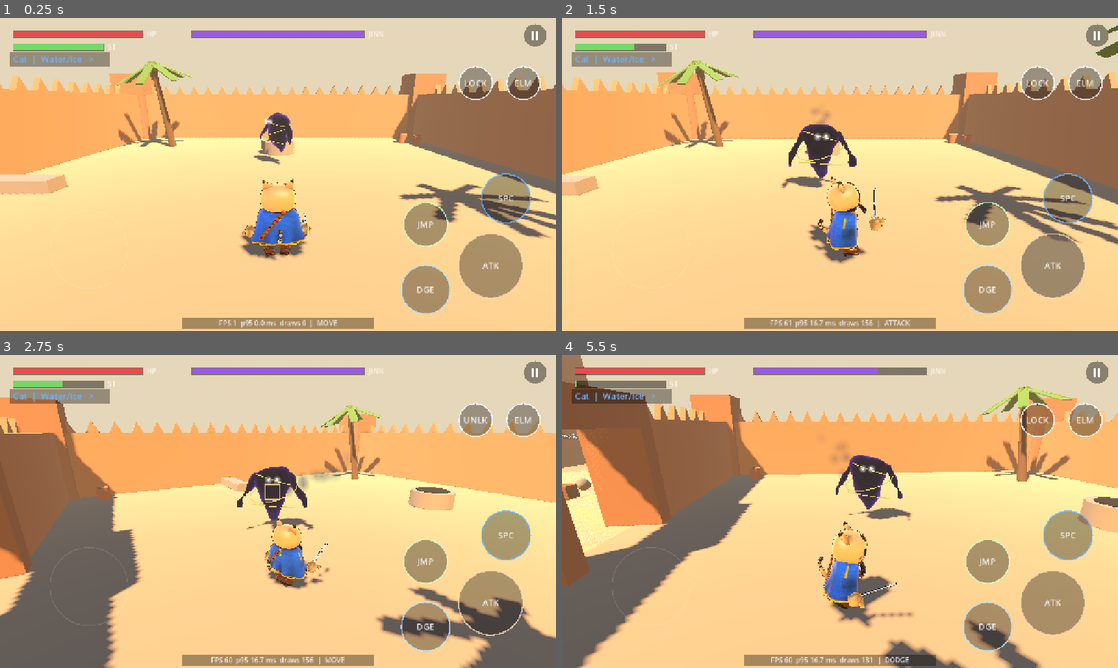
Above: before the commit, frames 1-4 (two rows, left to right).
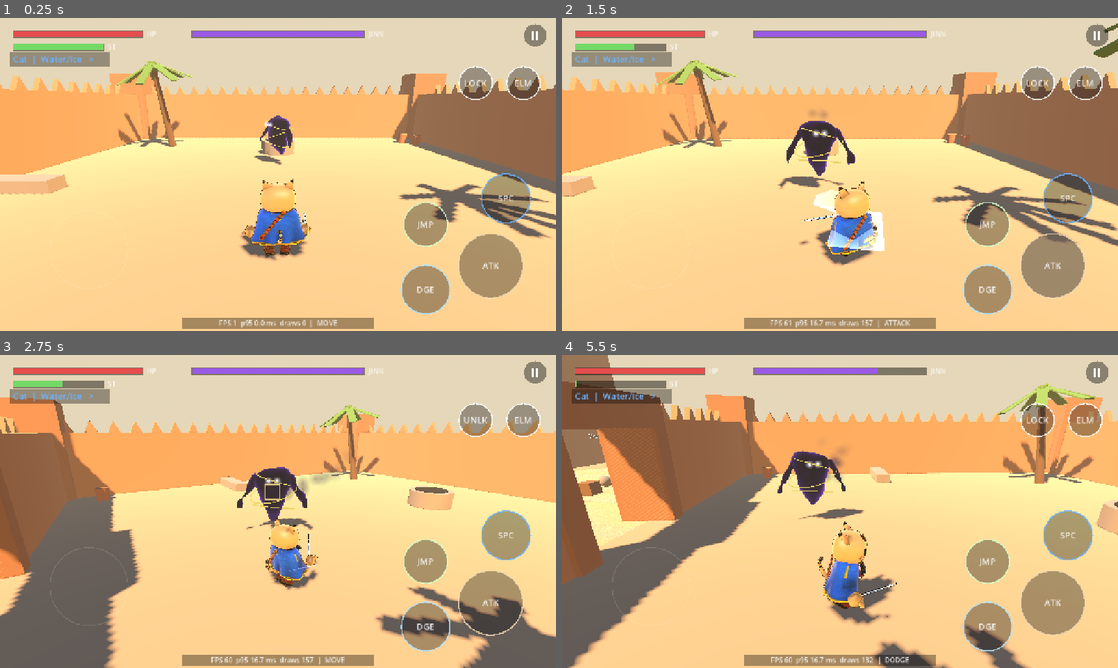
Above: after the commit, the same moments.

Repository: hafid753-rgb/desertgame
Game: Godot game, scene res://game/main.tscn
The game is run twice, just before and just after one commit, with the same random seed, the same clock (stepped at 60 frames per second) and the same inputs.
Inputs (mouse positions are in pixels of both pictures, inside the frame that each line leads up to):
- Up to frame 1 (0.25 s): no input
- Up to frame 2 (1.5 s): tap Enter at 0.5 s; move the mouse to (962, 158) at 0.52 s; hold D (move_right) 0.53-1.25 s; tap F (act) at 0.6 s; click (962, 158) at 0.67 s; tap Space (jump) at 0.77 s; tap J (attack) at 0.8 s; drag from (728, 190) to (812, 237) at 1.27 s
- Up to frame 3 (2.75 s): move the mouse to (333, 442) at 2.02 s; hold D (move_right) from 2.03 s (still down); tap Tab (lock) at 2.1 s; tap F (act) at 2.3 s
- Up to frame 4 (5.5 s): release D (move_right) at 2.75 s; drag from (812, 574) to (673, 464) at 2.77 s; move the mouse to (1006, 558) at 3.52 s; hold A (move_left) 3.53-4.25 s; tap J (attack) at 3.6, 5.3 s; tap Space (jump) at 3.77 s; tap Tab (lock) at 3.8 s; drag from (673, 464) to (756, 433) at 4.27 s; move the mouse to (867, 511) at 5.02 s; hold S (move_back) from 5.03 s (still down); tap K (dodge) at 5.1 s; click (867, 511) at 5.17 s

The runs differ from the first frame. In frame 1, 0.3% of the frame differs, in the area x 45-53%, y 30-47%; in frame 2, 6.0%; in frame 3, 3.4%; in frame 4, 15%, in the area x 0-100%, y 0-100%.

Commit message:
v2.2: exaggerated combat - big sweeps, reaching stab, lunging footwork
- Combo: diagonal sweep, reaching stab (range 3.2), spinning sweep finisher
  (360 arc); heavy: two-handed overhead chop. Impact frames measured per
  clip (peak hand speed) and mapped onto wind-up/active/recovery, so the
  follow-through plays instead of freezing
- Exaggerate modifier amplifies spine/chest/sword-arm rotation past the
  clip during attacks; ArmSpread adds reach on the stab
- Lunge footwork on the floating boots: front foot steps in, back foot
  plants on the ground, body drives forward and down
- Additive sword trail ribbon (tinted when enchanted)
- fight_reel: side-on fight camera (close mode)

Co-Authored-By: Claude Opus 5.5 <noreply@anthropic.com>
Claude-Session: https://claude.ai/code/session_01FJKj7YND72GBSTHM8TTJ61

Diff:
--- a/game/actors/player/creature_model.gd
+++ b/game/actors/player/creature_model.gd
@@ -557,10 +557,17 @@
 const RIG_SCALE := 0.8
 const RIG_LOOPS: Array[String] = ["Idle", "Unarmed_Idle", "Walking_A", "Walking_B", "Running_A", "Running_B",
 	"Blocking", "Jump_Idle", "Spellcasting", "2H_Melee_Idle"]
-const ATTACK_CLIPS: Array[String] = ["1H_Melee_Attack_Slice_Diagonal", "1H_Melee_Attack_Slice_Horizontal",
-	"1H_Melee_Attack_Chop"]
-## Fraction of each attack clip where the blade connects.
-const ATTACK_IMPACT := 0.38
+## Combo: diagonal sweep, reaching stab, spinning sweep. Heavy: overhead chop.
+const ATTACK_CLIPS: Array[String] = ["1H_Melee_Attack_Slice_Diagonal", "1H_Melee_Attack_Stab", "2H_Melee_Attack_Spin"]
+const HEAVY_CLIP := "2H_Melee_Attack_Chop"
+## Fraction of each clip where the blade connects (peak hand speed, measured).
+const IMPACT := {"1H_Melee_Attack_Slice_Diagonal": 0.38, "1H_Melee_Attack_Stab": 0.22,
+	"2H_Melee_Attack_Spin": 0.48, "2H_Melee_Attack_Chop": 0.42}
+## Lunge footwork per clip: [front foot fwd, back foot back, body fwd, body drop, reach]
+const FOOTWORK := {"1H_Melee_Attack_Slice_Diagonal": [0.28, 0.16, 0.22, 0.07, 0.05],
+	"1H_Melee_Attack_Stab": [0.45, 0.25, 0.38, 0.1, 0.3],
+	"2H_Melee_Attack_Spin": [0.12, 0.12, 0.1, 0.12, 0.08],
+	"2H_Melee_Attack_Chop": [0.4, 0.22, 0.3, 0.16, 0.1]}
 static var use_rig := true
 
 var rig: Node3D
@@ -569,6 +576,16 @@
 var anim_name := ""
 var _attach: Dictionary = {}
 var _robe_pivot: Node3D
+var _foot_base_r := Transform3D.IDENTITY
+var _foot_base_l := Transform3D.IDENTITY
+var _spread: ArmSpread
+var _exag: Exaggerate
+var _lunge := 0.0
+var _trail: MeshInstance3D
+var _trail_mesh: ImmediateMesh
+var _trail_pts: Array = []
+var _trail_on := false
+var _trail_mat: StandardMaterial3D
 var _ear_v := Vector2.ZERO
 var _ear_back := 0.0
 var _ear_tw := 0.0
@@ -650,6 +667,13 @@
 	_mount(foot_l, "foot.l", Transform3D(Basis(), Vector3(fl.x, 0, fl.z)))
 	_bone_attach("handslot.r")
 	_bone_attach("handslot.l")
+	_foot_base_r = foot_r.transform
+	_foot_base_l = foot_l.transform
+	_spread = spread
+	_exag = Exaggerate.new()
+	skel.add_child(_exag)
+	_exag.setup(anim, "Idle")
+	_build_trail()
 	_build_dust()
 	_play("Unarmed_Idle", 0.0)
 
@@ -726,14 +750,25 @@
 	else:
 		match state:
 			"ATTACK", "HEAVY":
-				var clip := "1H_Melee_Attack_Chop" if state == "HEAVY" else ATTACK_CLIPS[posmod(combo, ATTACK_CLIPS.size())]
+				var clip := HEAVY_CLIP if state == "HEAVY" else ATTACK_CLIPS[posmod(combo, ATTACK_CLIPS.size())]
 				var length := anim.get_animation(clip).length
-				var w: float = info.get("windup_frac", 0.4)
-				var at := (t / maxf(w, 0.01)) * ATTACK_IMPACT if t < w else ATTACK_IMPACT + (t - w) / maxf(1.0 - w, 0.01) * (0.8 - ATTACK_IMPACT)
+				var w: float = info.get("windup_frac", 0.25)
+				var a: float = info.get("active_frac", 0.45)
+				var imp: float = IMPACT.get(clip, 0.4)
+				var at: float
+				if t < w:
+					at = (t / maxf(w, 0.01)) * imp
+				elif t < a:
+					at = imp + (t - w) / maxf(a - w, 0.01) * 0.08
+				else:
+					at = imp + 0.08 + (t - a) / maxf(1.0 - a, 0.01) * (0.92 - imp - 0.08)
 				_scrub(clip, at * length)
+				_combat_pose(clip, t, w, a)
+				attack_trail(true)
 			"HEAVY_CHARGE":
-				# Anticipation: hold the wind-up of the overhead chop.
-				_scrub("1H_Melee_Attack_Chop", 0.26 * anim.get_animation("1H_Melee_Attack_Chop").length, 0.12)
+				# Anticipation: hold (and exaggerate) the overhead wind-up.
+				_scrub(HEAVY_CLIP, 0.3 * anim.get_animation(HEAVY_CLIP).length)
+				_combat_pose(HEAVY_CLIP, 0.18, 0.4, 0.6)
 			"GUARD", "DEFENSE":
 				_play("Blocking", 0.1)
 			"DODGE", "MOBILITY":
@@ -775,7 +810,11 @@
 				else:
 					# walk 0..0.62 of top speed, scaled so feet don't slide
 					_play("Walking_A" if move < 0.38 else "Running_A", 0.18, lerpf(0.7, 1.15, move / 0.62))
+	if not state in ["ATTACK", "HEAVY", "HEAVY_CHARGE"]:
+		_combat_pose("", 0.0, 1.0, 1.0)
+		attack_trail(false)
 	_secondary_motion(delta, info, move)
+	_update_trail()
 
 
 ## Robe and tail lag behind the body: springs driven by acceleration.
@@ -916,3 +955,94 @@
 		head.transform = _head_base.translated_local(_head_base.basis.inverse() * Vector3(0, hop * 1.25, 0))
 	else:
 		head.transform = head.transform.interpolate_with(_head_base, 1.0 - exp(-12.0 * delta))
+
+
+
+# --- Combat exaggeration ------------------------------------------------------
+
+## Lunge curve: rises through the wind-up, peaks at impact, eases out in
+## recovery. Drives body lunge, footwork, reach and rotation exaggeration.
+func _combat_pose(clip: String, t: float, w: float, a: float) -> void:
+	var c := 0.0
+	if clip != "":
+		if t < w:
+			c = smoothstep(0.0, 1.0, t / maxf(w, 0.01)) * 0.55
+		elif t < a:
+			c = lerpf(0.55, 1.0, (t - w) / maxf(a - w, 0.01))
+		else:
+			c = 1.0 - smoothstep(0.0, 1.0, (t - a) / maxf(1.0 - a, 0.01))
+	_lunge = lerpf(_lunge, c, 0.5) if clip != "" else lerpf(_lunge, 0.0, 0.25)
+	var fw: Array = FOOTWORK.get(clip, [0.0, 0.0, 0.0, 0.0, 0.0])
+	var k := _lunge
+	if _exag:
+		_exag.amount = minf(1.0, k * 1.2) if clip != "" else _lunge
+	if _spread:
+		_spread.forward = 0.06 + float(fw[4]) * k
+	if rig:
+		# body drives forward and down into the strike (model -Z is forward)
+		rig.position = Vector3(0.0, -float(fw[3]) * k, -float(fw[2]) * k)
+	# floating boots: front (left) foot steps in, back (right) foot plants
+	if foot_l and foot_r and _foot_base_l != Transform3D.IDENTITY:
+		foot_l.transform = _foot_base_l
+		foot_r.transform = _foot_base_r
+		var fwd := global_transform.basis * Vector3(0, 0, -1)
+		var side := global_transform.basis * Vector3(1, 0, 0)
+		var body_fwd := float(fw[2]) * k
+		foot_l.global_position += fwd * (float(fw[0]) * k) - side * 0.06 * k + Vector3(0, float(fw[3]) * k, 0)
+		foot_r.global_position += fwd * (-float(fw[1]) * k - body_fwd) + side * 0.08 * k + Vector3(0, float(fw[3]) * k, 0)
+		# keep the boots on the ground while lunging
+		if k > 0.01:
+			for f in [foot_l, foot_r]:
+				var gp: Vector3 = f.global_position
+				gp.y = global_position.y + clampf(gp.y - global_position.y, 0.0, 0.1)
+				f.global_position = gp
+
+
+func _build_trail() -> void:
+	_trail_mesh = ImmediateMesh.new()
+	_trail = MeshInstance3D.new()
+	_trail.mesh = _trail_mesh
+	_trail.top_level = true
+	_trail.cast_shadow = GeometryInstance3D.SHADOW_CASTING_SETTING_OFF
+	_trail_mat = StandardMaterial3D.new()
+	_trail_mat.shading_mode = BaseMaterial3D.SHADING_MODE_UNSHADED
+	_trail_mat.transparency = BaseMaterial3D.TRANSPARENCY_ALPHA
+	_trail_mat.blend_mode = BaseMaterial3D.BLEND_MODE_ADD
+	_trail_mat.cull_mode = BaseMaterial3D.CULL_DISABLED
+	_trail_mat.vertex_color_use_as_albedo = true
+	_trail.material_override = _trail_mat
+	add_child(_trail)
+	_trail.global_transform = Transform3D.IDENTITY
+
+
+func attack_trail(on: bool) -> void:
+	_trail_on = on
+
+
+## Ribbon behind the blade: the last ~0.25 s of base/tip positions, fading.
+func _update_trail() -> void:
+	if _trail_mesh == null:
+		return
+	if _trail_on and sword and sword.is_inside_tree() and armed:
+		var x := sword.global_transform
+		_trail_pts.push_front([x * Vector3(0, 0, -0.2), x * Vector3(0, 0, -0.82)])
+	elif not _trail_pts.is_empty():
+		_trail_pts.pop_back()
+	while _trail_pts.size() > 9:
+		_trail_pts.pop_back()
+	_trail.global_transform = Transform3D.IDENTITY
+	_trail_mesh.clear_surfaces()
+	if _trail_pts.size() < 2:
+		return
+	var col := Color(1.0, 0.97, 0.9)
+	if enchanted:
+		col = _flash_color.lerp(Color(0.6, 0.85, 1.0), 0.5)
+	_trail_mesh.surface_begin(Mesh.PRIMITIVE_TRIANGLE_STRIP)
+	var n := _trail_pts.size()
+	for i in n:
+		var a := 0.7 * (1.0 - float(i) / float(n - 1))
+		_trail_mesh.surface_set_color(Color(col.r, col.g, col.b, a * 0.6))
+		_trail_mesh.surface_add_vertex(_trail_pts[i][0])
+		_trail_mesh.surface_set_color(Color(col.r, col.g, col.b, a))
+		_trail_mesh.surface_add_vertex(_trail_pts[i][1])
+	_trail_mesh.surface_end()
--- /dev/null
+++ b/game/actors/player/exaggerate.gd
@@ -0,0 +1,56 @@
+class_name Exaggerate
+extends SkeletonModifier3D
+## Cartoon exaggeration for combat: after the animation runs, pushes the
+## spine, chest and sword-arm rotations further from a neutral pose
+## (the idle clip's first frame) by `amount` x gain. Big sweeps get bigger,
+## stabs reach further, without authoring new clips.
+
+const GAINS := {
+	"hips": 0.12, "spine": 0.55, "chest": 0.55, "head": -0.35,
+	"upperarm.r": 0.8, "lowerarm.r": 0.6, "wrist.r": 0.4,
+	"upperarm.l": 0.4,
+}
+
+var amount := 0.0
+var _bones: Array[int] = []
+var _gains: Array[float] = []
+var _ref: Array[Quaternion] = []
+
+
+func setup(anim: AnimationPlayer, neutral_clip: String) -> void:
+	var sk := get_skeleton()
+	if sk == null:
+		return
+	var a: Animation = anim.get_animation(neutral_clip) if anim.has_animation(neutral_clip) else null
+	for b in GAINS:
+		var i := sk.find_bone(b)
+		if i < 0:
+			continue
+		var q := sk.get_bone_rest(i).basis.get_rotation_quaternion()
+		if a:
+			for tr in a.get_track_count():
+				if a.track_get_type(tr) == Animation.TYPE_ROTATION_3D and str(a.track_get_path(tr)).ends_with(":" + b):
+					q = a.rotation_track_interpolate(tr, 0.0)
+					break
+		_bones.append(i)
+		_gains.append(float(GAINS[b]))
+		_ref.append(q)
+
+
+func _process_modification_with_delta(_delta: float) -> void:
+	if amount <= 0.001:
+		return
+	var sk := get_skeleton()
+	if sk == null:
+		return
+	for k in _bones.size():
+		var i := _bones[k]
+		var pose := sk.get_bone_pose_rotation(i)
+		var d := _ref[k].inverse() * pose
+		if d.w < 0.0:
+			d = -d
+		var ang := d.get_angle()
+		if ang < 0.0005:
+			continue
+		var scaled := Quaternion(d.get_axis().normalized(), ang * (1.0 + _gains[k] * amount))
+		sk.set_bone_pose_rotation(i, _ref[k] * scaled)
--- a/game/actors/player/player.gd
+++ b/game/actors/player/player.gd
@@ -57,8 +57,10 @@
 
 const COMBO: Array[Dictionary] = [
 	{"windup": 0.10, "active": 0.10, "recovery": 0.26, "damage": 10.0, "range": 2.3, "arc": 110.0, "cost": 7.0, "lunge": 2.5, "stagger": 0},
-	{"windup": 0.10, "active": 0.10, "recovery": 0.26, "damage": 11.0, "range": 2.3, "arc": 110.0, "cost": 7.0, "lunge": 2.5, "stagger": 0},
-	{"windup": 0.16, "active": 0.12, "recovery": 0.42, "damage": 18.0, "range": 2.6, "arc": 140.0, "cost": 10.0, "lunge": 4.0, "stagger": 1},
+	# stab: narrow, long reach, deep lunge
+	{"windup": 0.10, "active": 0.10, "recovery": 0.28, "damage": 11.0, "range": 3.2, "arc": 50.0, "cost": 7.0, "lunge": 4.5, "stagger": 0},
+	# spinning sweep finisher: hits all around
+	{"windup": 0.16, "active": 0.14, "recovery": 0.42, "damage": 18.0, "range": 2.7, "arc": 360.0, "cost": 10.0, "lunge": 2.5, "stagger": 1},
 ]
 const HEAVY_ATTACK: Dictionary = {"windup": 0.22, "active": 0.14, "recovery": 0.5, "damage": 32.0, "range": 2.8, "arc": 160.0, "cost": 18.0, "lunge": 5.0, "stagger": 2}
 
@@ -1287,7 +1289,7 @@
 	var t := 0.0
 	var anim_state := state_name()
 	if state == State.ATTACK:
-		var total: float = float(current_attack["windup"]) + float(current_attack["active"])
+		var total: float = float(current_attack["windup"]) + float(current_attack["active"]) + float(current_attack["recovery"])
 		t = clampf(state_time / total, 0.0, 1.0)
 		if is_heavy:
 			anim_state = "HEAVY"
@@ -1303,5 +1305,15 @@
 		"sprinting": sprinting and state == State.MOVE,
 		"vel": velocity,
 		"rising": velocity.y > 0.5,
-		"windup_frac": (float(current_attack["windup"]) / (float(current_attack["windup"]) + float(current_attack["active"]))) if state == State.ATTACK else 0.4,
+		"windup_frac": _phase_frac(0) if state == State.ATTACK else 0.25,
+		"active_frac": _phase_frac(1) if state == State.ATTACK else 0.45,
 	})
+
+
+## End of the wind-up (0) or the active window (1) as a fraction of the
+## whole attack (wind-up + active + recovery), for animation timing.
+func _phase_frac(which: int) -> float:
+	var w: float = current_attack["windup"]
+	var a: float = current_attack["active"]
+	var r: float = current_attack["recovery"]
+	return (w if which == 0 else w + a) / maxf(w + a + r, 0.001)
--- a/tests/combat_test.gd
+++ b/tests/combat_test.gd
@@ -453,6 +453,8 @@
 	var hp1 := m.hand_r.global_position
 	_check("attack clip swings the sword hand", hp0.distance_to(hp1) > 0.15, "%.2f m" % hp0.distance_to(hp1))
 	_check("robe faces forward on the rig", m.body.global_transform.basis.z.dot(m.global_transform.basis.z) > 0.8, "")
+	m._blink_t = 0.0
+	m._blink_in = 5.0
 	m.animate(0.016, {"state": "MOVE", "move": 0.0})
 	_check("closed-eye '> <' part exists and starts hidden", m.eyes_closed != null and not m.eyes_closed.visible, "")
 	_check("idle, no enemy near: sword on the back", not m.armed, "")
--- a/tools/fight_reel.gd
+++ b/tools/fight_reel.gd
@@ -13,17 +13,42 @@
 var taps := 0
 var dead_at := -1.0
 var release_queue: Array = []
+var side_cam := false
+var _cam_pos := Vector3.ZERO
+
+
+## Side-on fight camera: perpendicular to the cat-jinn line, framing both.
+func _process(delta: float) -> void:
+	if not side_cam or p == null:
+		return
+	var cam: Camera3D = main.camera_rig.camera
+	var a := p.global_position
+	var b := a + p.global_transform.basis * Vector3(0, 0, -2.0)
+	if main.jinn != null and is_instance_valid(main.jinn) and not main.jinn.is_dead():
+		b = main.jinn.global_position
+	var mid := (a + b) * 0.5
+	var line := Combat.flat(b - a)
+	if line.length() < 0.1:
+		line = Vector3(0, 0, -1)
+	var perp := Vector3(-line.z, 0, line.x).normalized()
+	# stay on the open (courtyard-centre) side so walls never block the shot
+	if Combat.flat(mid + perp * 3.6).length() > Combat.flat(mid - perp * 3.6).length() + 1.5:
+		perp = -perp
+	var want := mid + perp * 3.6 + Vector3(0, 1.35, 0) - line.normalized() * 0.6
+	_cam_pos = want if _cam_pos == Vector3.ZERO else _cam_pos.lerp(want, 1.0 - exp(-3.0 * delta))
+	cam.global_position = _cam_pos
+	cam.look_at(mid + Vector3(0, 0.8, 0))
 
 
 func _ready() -> void:
+	process_priority = 1000  # run after the camera rig, then override the view
 	main = preload("res://game/main.tscn").instantiate()
 	add_child(main)
 	p = main.player
 	p.global_position = Vector3(0, 0.1, 7)
 	p.reset_physics_interpolation()
 	if OS.get_cmdline_user_args().has("close"):
-		main.camera_rig.distance = 3.1
-		main.camera_rig.height = 1.25
+		side_cam = true
 		main.hud.visible = false
 
 
@@ -47,6 +72,9 @@
 			get_tree().quit()
 		return
 	var j: Jinn = main.jinn
+	if side_cam and j != null and is_instance_valid(j) and not j.has_meta("reel_hp"):
+		j.set_meta("reel_hp", true)
+		j.hp = 150.0
 	if t < 1.2 or j == null or not is_instance_valid(j):
 		GameInput.touch_move = Vector2.ZERO
 		return
--- a/tools/motion_reel.gd
+++ b/tools/motion_reel.gd
@@ -9,17 +9,17 @@
 	[2.7, "MOVE", 0.3, 2.2, {}],
 	[4.5, "MOVE", 1.0, 6.6, {"sprinting": true}],
 	[5.0, "MOVE", 0.0, 0.0, {}],
-	[5.55, "ATTACK", 0.0, 0.0, {"combo": 0}],
-	[6.1, "ATTACK", 0.0, 0.0, {"combo": 1}],
-	[6.75, "ATTACK", 0.0, 0.0, {"combo": 2}],
-	[7.4, "MOVE", 0.0, 0.0, {}],
-	[8.2, "HEAVY_CHARGE", 0.0, 0.0, {}],
-	[8.7, "HEAVY", 0.0, 0.0, {}],
-	[9.2, "MOVE", 0.0, 0.0, {}],
-	[9.95, "AIR", 0.0, 2.5, {}],
-	[10.8, "MOVE", 0.0, 0.0, {}],
-	[12.2, "EMOTE", 0.0, 0.0, {}],
-	[12.8, "MOVE", 0.0, 0.0, {}],
+	[5.46, "ATTACK", 0.0, 0.0, {"combo": 0, "windup_frac": 0.22, "active_frac": 0.43}],
+	[5.94, "ATTACK", 0.0, 0.0, {"combo": 1, "windup_frac": 0.21, "active_frac": 0.42}],
+	[6.66, "ATTACK", 0.0, 0.0, {"combo": 2, "windup_frac": 0.22, "active_frac": 0.42}],
+	[7.3, "MOVE", 0.0, 0.0, {}],
+	[8.1, "HEAVY_CHARGE", 0.0, 0.0, {}],
+	[8.96, "HEAVY", 0.0, 0.0, {"windup_frac": 0.26, "active_frac": 0.42}],
+	[9.4, "MOVE", 0.0, 0.0, {}],
+	[10.15, "AIR", 0.0, 2.5, {}],
+	[11.0, "MOVE", 0.0, 0.0, {}],
+	[12.4, "EMOTE", 0.0, 0.0, {}],
+	[13.0, "MOVE", 0.0, 0.0, {}],
 ]
 
 var m: CreatureModel
@@ -130,7 +130,7 @@
 		vel.y = y_vel
 	m.global_position.z += vel.z * delta
 	var info := {"state": state, "move": clampf(speed / 7.1, 0.0, 1.0), "t": p, "vel": vel,
-		"windup_frac": 0.45, "rising": y_vel > 0.5}
+		"rising": y_vel > 0.5}
 	info.merge(s[4], true)
 	if state in ["ATTACK", "HEAVY"]:
 		info["state"] = "ATTACK" if state == "ATTACK" else "HEAVY"
Not shown, changed: export_presets.cfg
Not shown, added: game/actors/player/exaggerate.gd.uid
